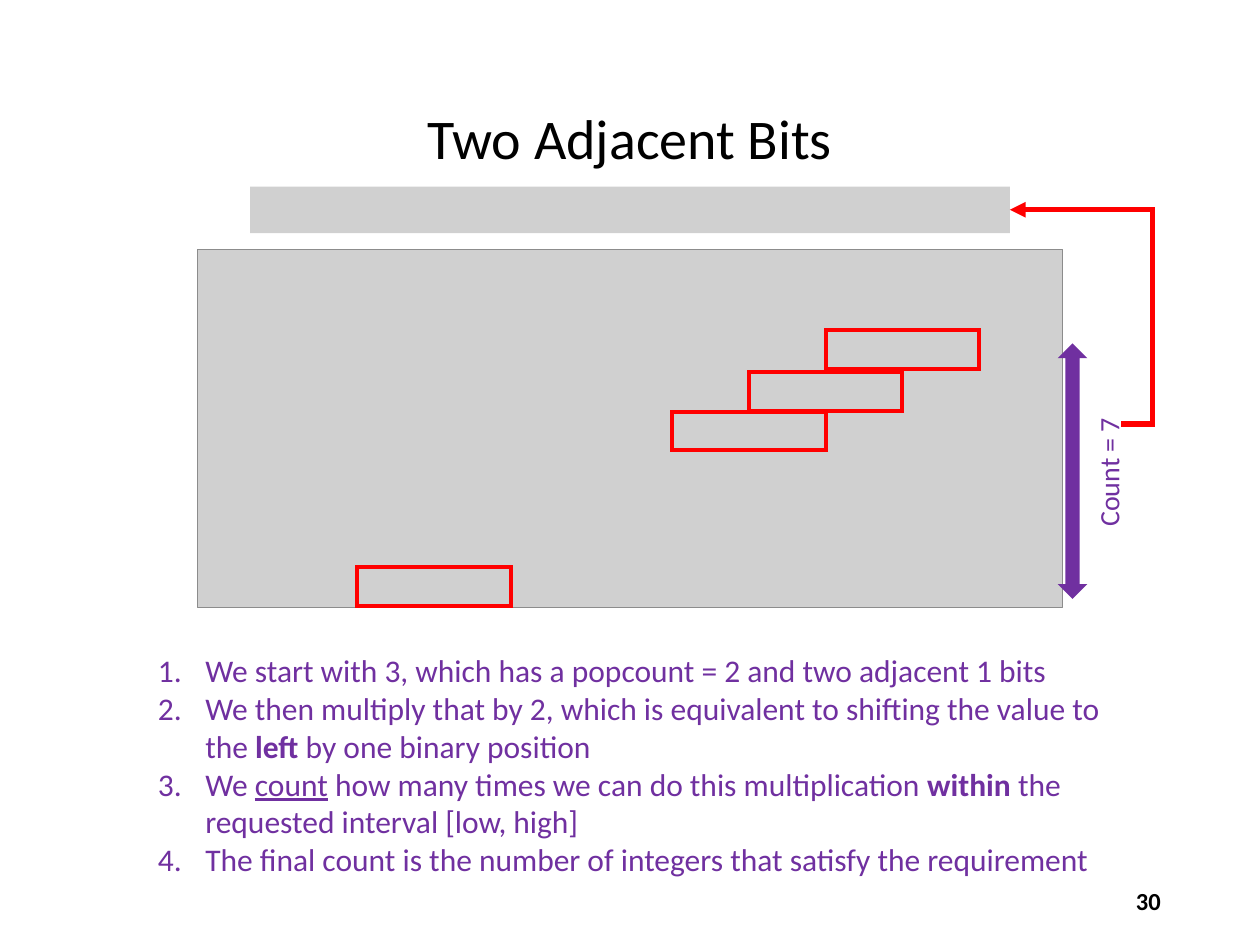
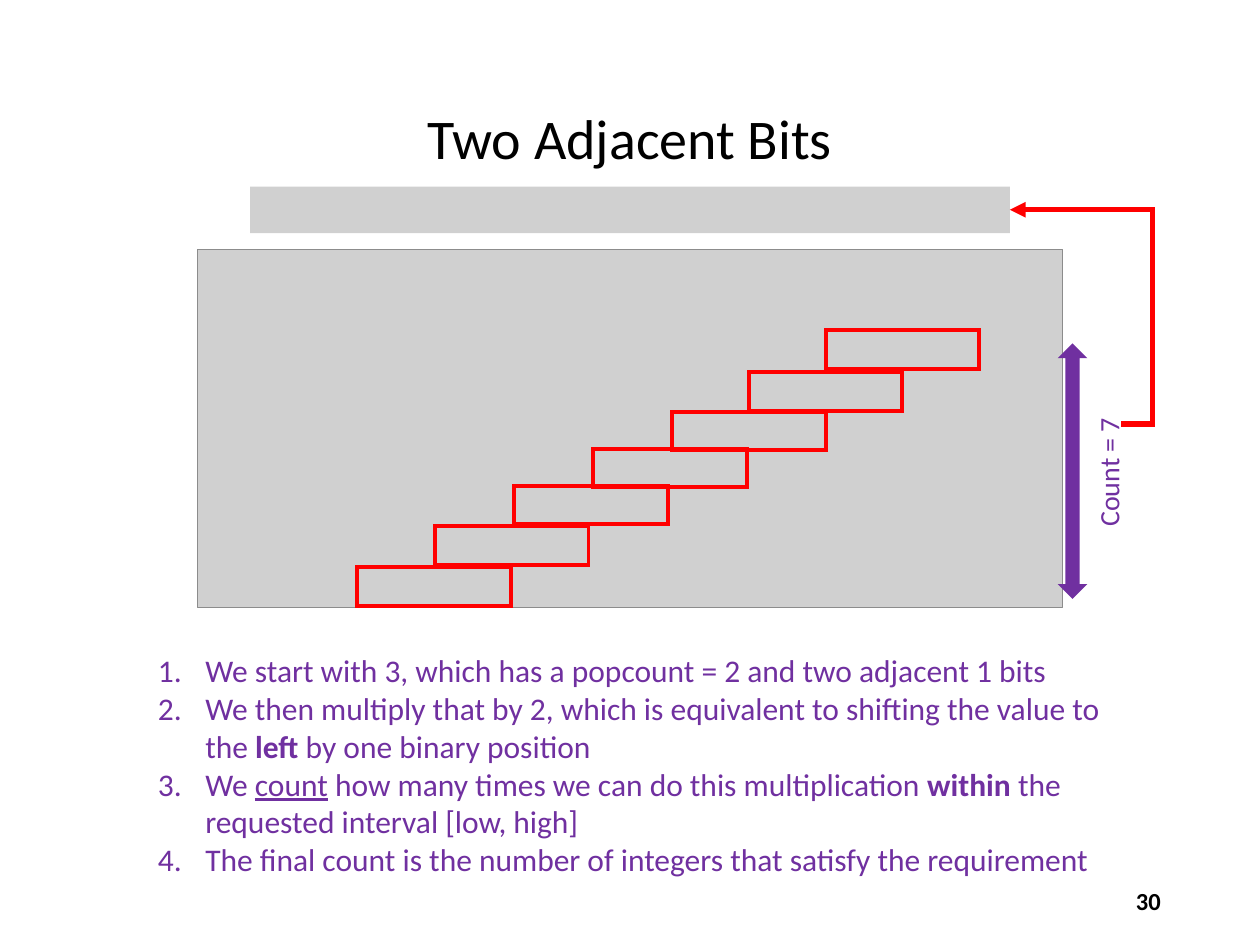
Before and after one commit to dbiersach/scicomp101, a slide deck: slide 30 of Session 04 - Algorithms/Session 04 - Algorithms.pptx. Drawn at 1260x945 pixels with LibreOffice and Linux fonts; fonts in the diff are those of the drawing; grey boxes stand for pictures. Boxes give left, top, right and bottom in pixels: in the first picture for what was removed or moved away, otherwise in the second. Text is boxed around its words. In the diff, an @@ line names an element or a change of style, - is before the commit and + after.

```diff
--- a/Session 04 - Algorithms/Session 04 - Algorithms.pptx
+++ b/Session 04 - Algorithms/Session 04 - Algorithms.pptx
@@ rectangle added at (593,449,747,488), outline #FF0000 2.25 pt @@
@@ rectangle added at (514,486,668,525), outline #FF0000 2.25 pt @@
@@ rectangle added at (435,527,588,566), outline #FF0000 2.25 pt @@
```
Also in this commit, not shown: 12 other slides changed, 2 other files.
